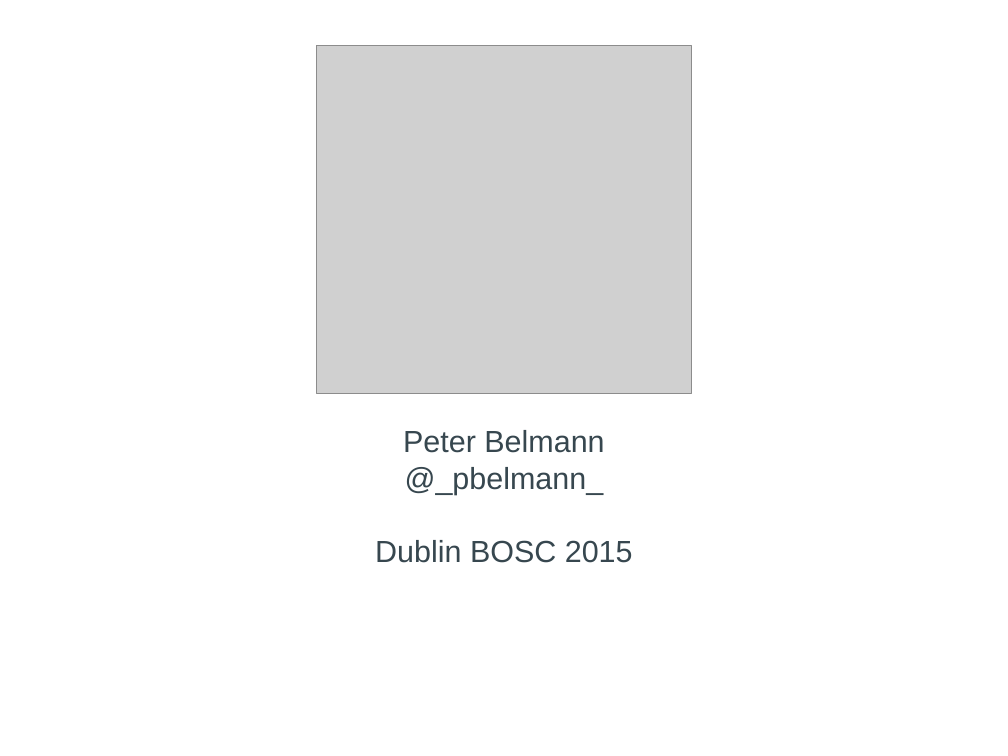
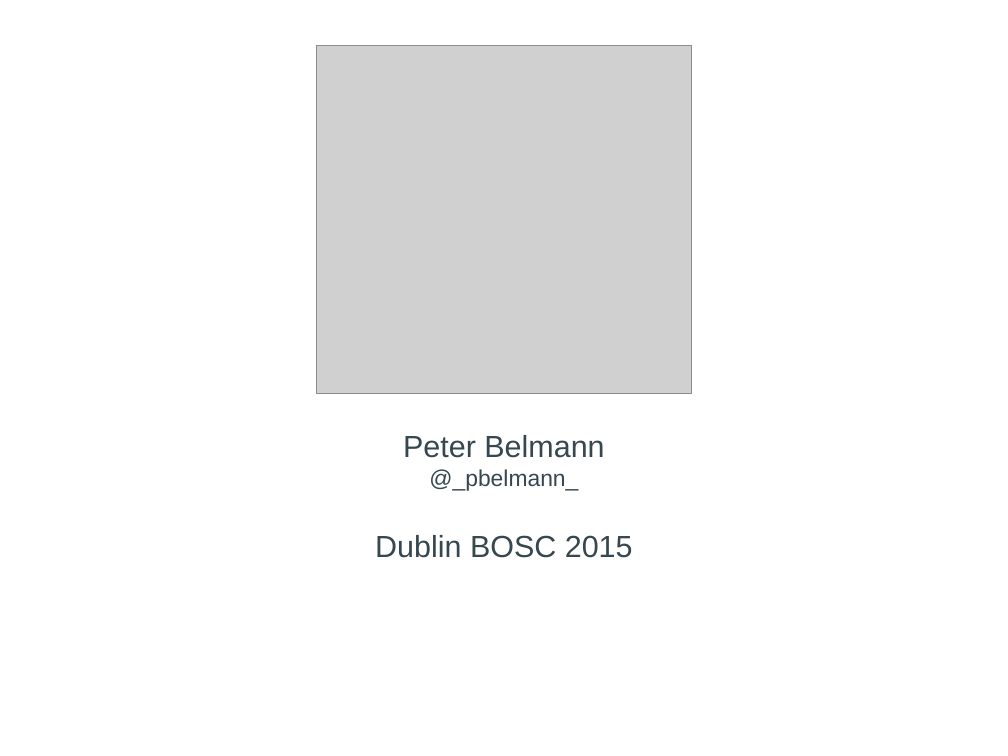
Before and after one commit to bioboxes/abstracts, a slide deck: slide 1 of abstracts/bosc_2015/talk.odp. Drawn at 1008x756 pixels with LibreOffice and Linux fonts; fonts in the diff are those of the drawing; grey boxes stand for pictures. Boxes give left, top, right and bottom in pixels: in the first picture for what was removed or moved away, otherwise in the second. Text is boxed around its words. In the diff, an @@ line names an element or a change of style, - is before the commit and + after.

```diff
--- a/abstracts/bosc_2015/talk.odp
+++ b/abstracts/bosc_2015/talk.odp
@@ title "Peter Belmann @_pbelmann_ Dublin BOSC ..." at bbox=[375, 435, 633, 558]: size 24 to 18 pt in "@_pbelmann_" @@
```
Also in this commit, not shown: 5 other slides changed, 2 slides added, 1 slide removed, 1 other file.
